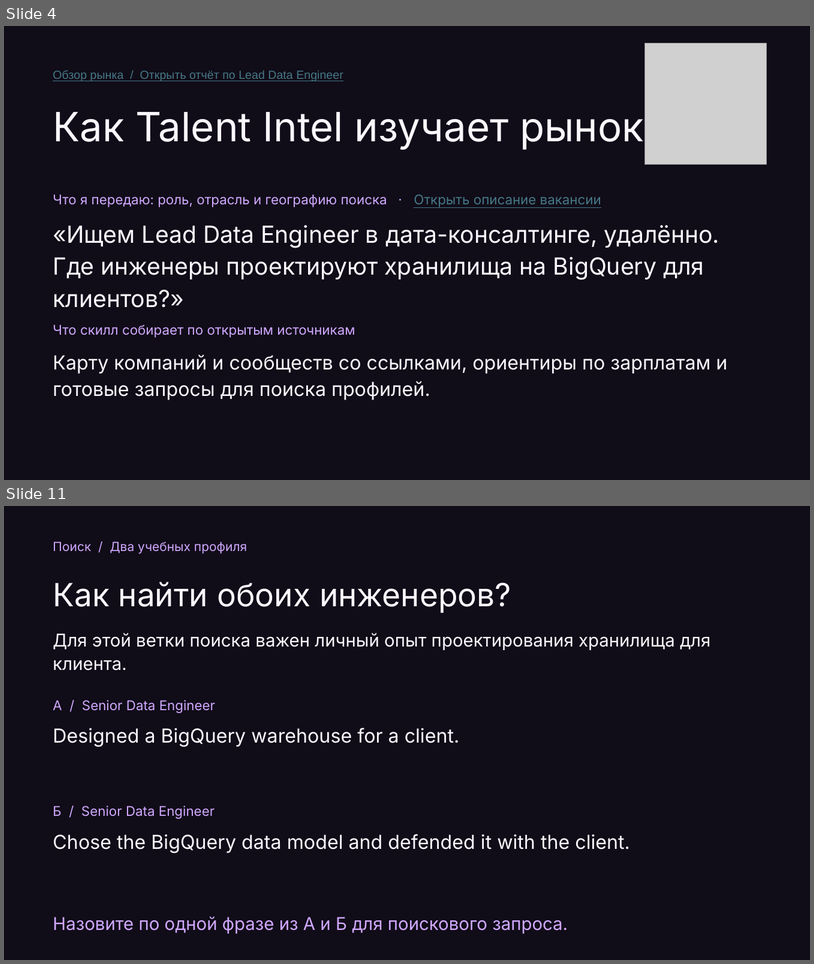
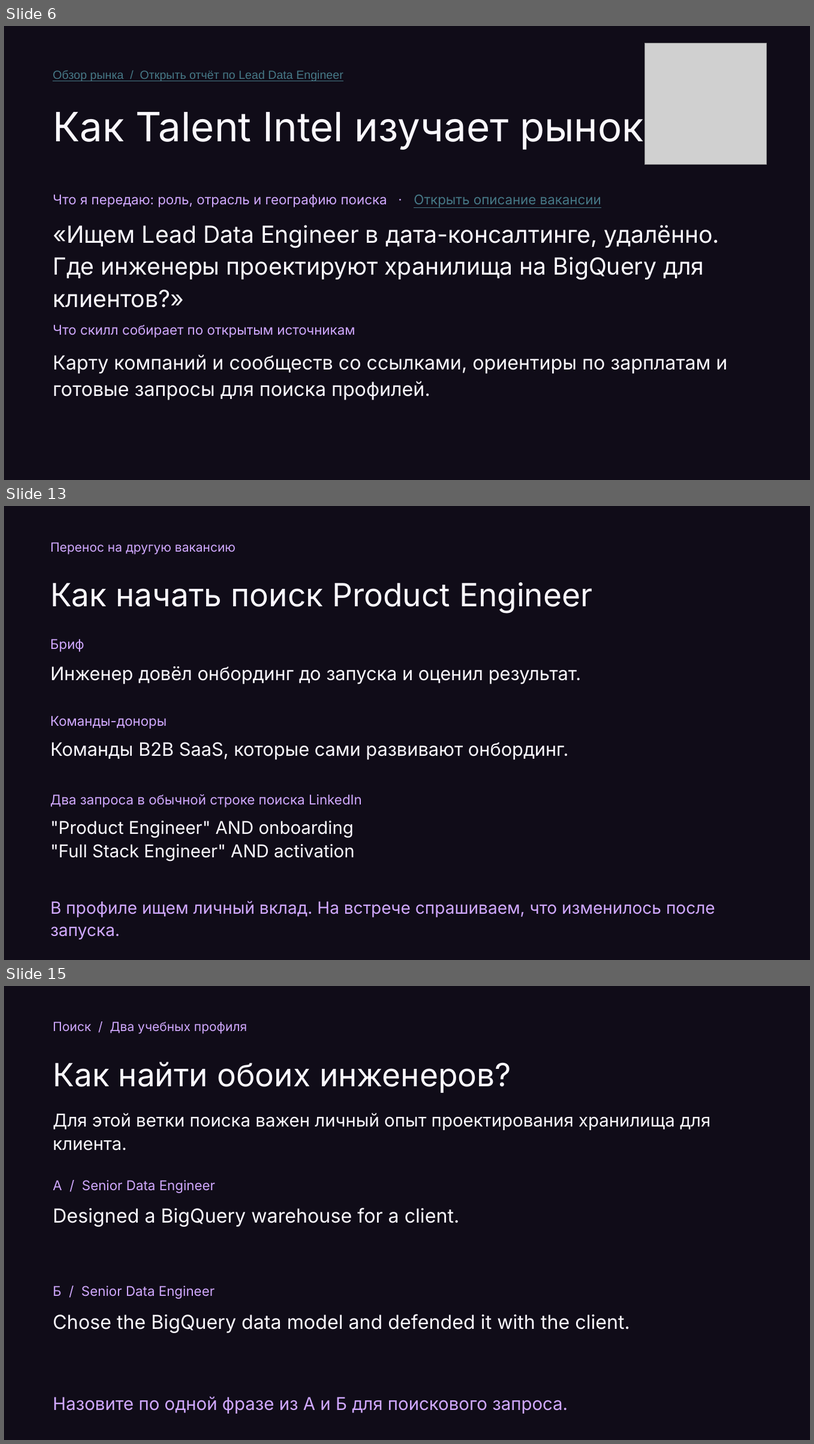
Before and after one commit to Da6ka/ta-meetup-ai-sourcing-2026-11-19, a slide deck: materials/spb-it-recruiter-meetup.pptx. Shown one above the other, each under a label of ours: slides 4 and 11 before the commit, slides 6, 13 and 15 after it; the slides between them are not shown. The pictures are 814x964 and 814x1444 pixels, drawn with LibreOffice and Linux fonts; fonts in the diff are those of the drawing; grey boxes stand for pictures. Boxes give left, top, right and bottom in pixels: in the first picture for what was removed or moved away, otherwise in the second. Text is boxed around its words. In the diff, an @@ line names an element or a change of style, - is before the commit and + after.

```diff
--- a/materials/spb-it-recruiter-meetup.pptx
+++ b/materials/spb-it-recruiter-meetup.pptx
@@ slide 13 added at box(4, 506, 810, 960), background #100C18 @@
@@ text added at box(50, 542, 236, 555), 15 pt, text #D1A9FF @@
+Перенос на другую вакансию
@@ text added at box(50, 582, 593, 613), 38 pt, text #FAF8FD @@
+Как начать поиск Product Engineer
@@ text added at box(50, 639, 84, 652), 16 pt, text #D1A9FF @@
+Бриф
@@ text added at box(50, 666, 581, 684), 22 pt, text #FAF8FD @@
+Инженер довёл онбординг до запуска и оценил результат.
@@ text added at box(50, 715, 167, 729), 16 pt, text #D1A9FF @@
+Команды-доноры
@@ text added at box(50, 742, 569, 759), 22 pt, text #FAF8FD @@
+Команды B2B SaaS, которые сами развивают онбординг.
@@ text added at box(50, 794, 362, 807), 16 pt, text #D1A9FF @@
+Два запроса в обычной строке поиска LinkedIn
@@ text added at box(50, 820, 355, 861), 21 pt, text #FAF8FD @@
+"Product Engineer" AND onboarding
+"Full Stack Engineer" AND activation
@@ text added at box(50, 900, 716, 917), 20 pt, text #D1A9FF @@
+В профиле ищем личный вклад. На встрече спрашиваем, что изменилось после запуска.
@@ what was slide 4 is now slide 6 @@
@@ what was slide 11 is now slide 15 @@
```
Also in this commit, not shown: 8 slides changed, 3 other slides added, 2 other files.
